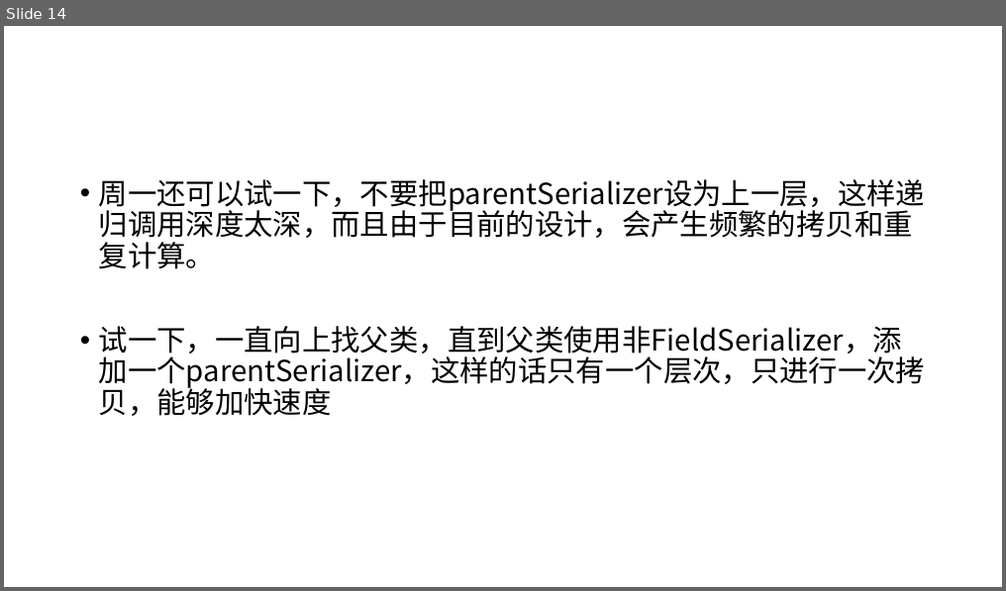
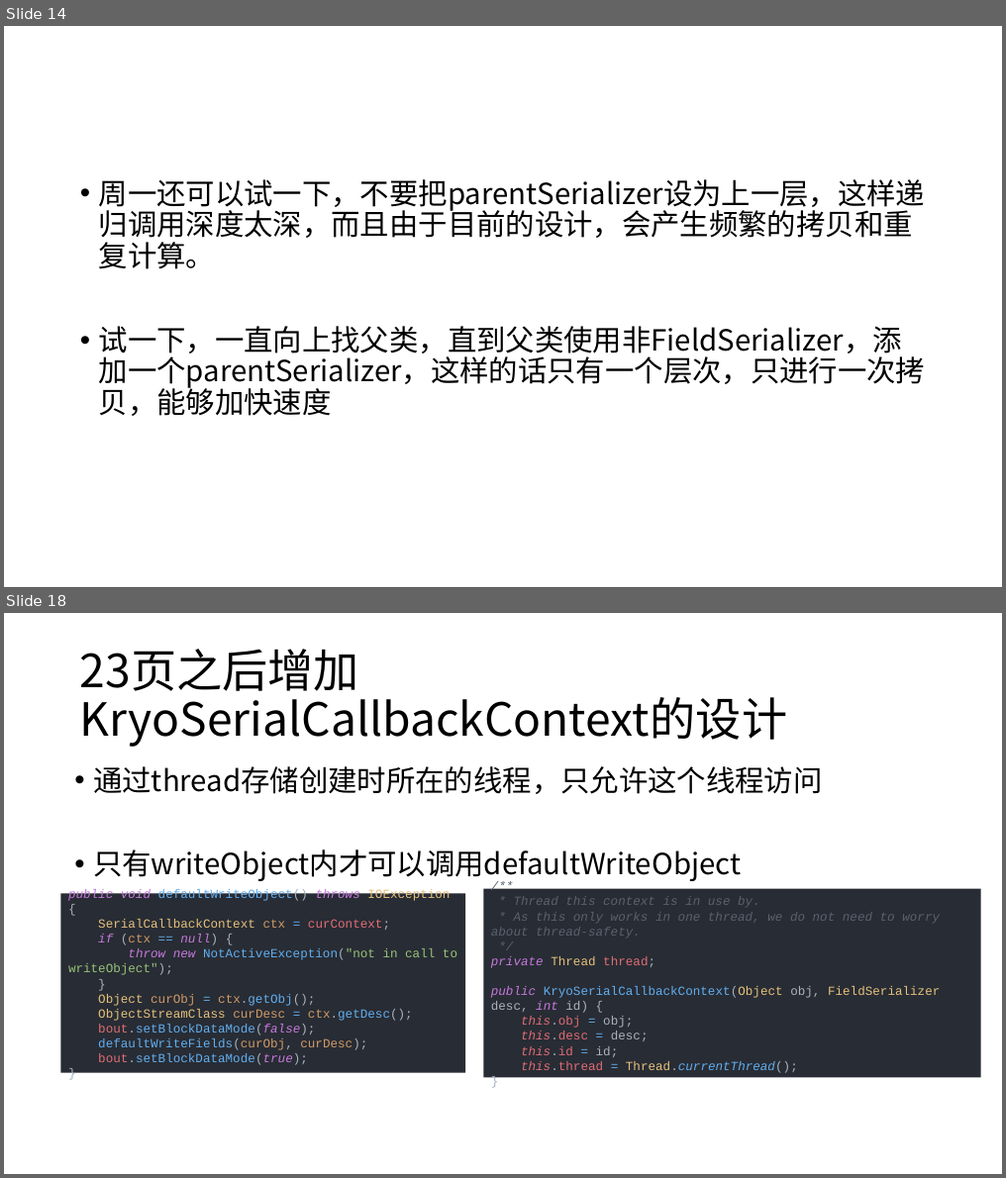
Before and after one commit to aijm/books, a slide deck: 答辩.pptx. Shown one above the other, each under a label of ours: slide 14 before the commit, slides 14 and 18 after it; the slides between them are not shown. The pictures are 1006x591 and 1006x1178 pixels, drawn with LibreOffice and Linux fonts; fonts in the diff are those of the drawing. Boxes give left, top, right and bottom in pixels: in the first picture for what was removed or moved away, otherwise in the second. Text is boxed around its words. In the diff, an @@ line names an element or a change of style, - is before the commit and + after.

```diff
--- a/答辩.pptx
+++ b/答辩.pptx
@@ slide 18 added at [4,613,1002,1174], background #FFFFFF @@
@@ title added at [73,643,934,752], 44 pt, text #000000 @@
+23页之后增加KryoSerialCallbackContext的设计
@@ text added at [93,766,822,883], 28 pt, text #000000 @@
+• 通过thread存储创建时所在的线程，只允许这个线程访问
+• 只有writeObject内才可以调用defaultWriteObject
@@ rectangle added at [60,894,466,1073], fill #282C34, 12 pt, text #61AEEF @@
+public void defaultWriteObject() throws IOException {
+SerialCallbackContext ctx = curContext;
+if (ctx == null) {
+throw new NotActiveException("not in call to writeObject");
+}
+Object curObj = ctx.getObj();
+ObjectStreamClass curDesc = ctx.getDesc();
+bout.setBlockDataMode(false);
+defaultWriteFields(curObj, curDesc);
+bout.setBlockDataMode(true);
+}
@@ rectangle added at [484,889,982,1078], fill #282C34, 12 pt, text #59626F, italic @@
+/**
+* Thread this context is in use by.
+* As this only works in one thread, we do not need to worry about thread-safety.
+*/
+private Thread thread;
+public KryoSerialCallbackContext(Object obj, FieldSerializer desc, int id) {
+this.obj = obj;
+this.desc = desc;
+this.id = id;
+this.thread = Thread.currentThread();
+}
```
Also in this commit, not shown: 5 other slides added.
